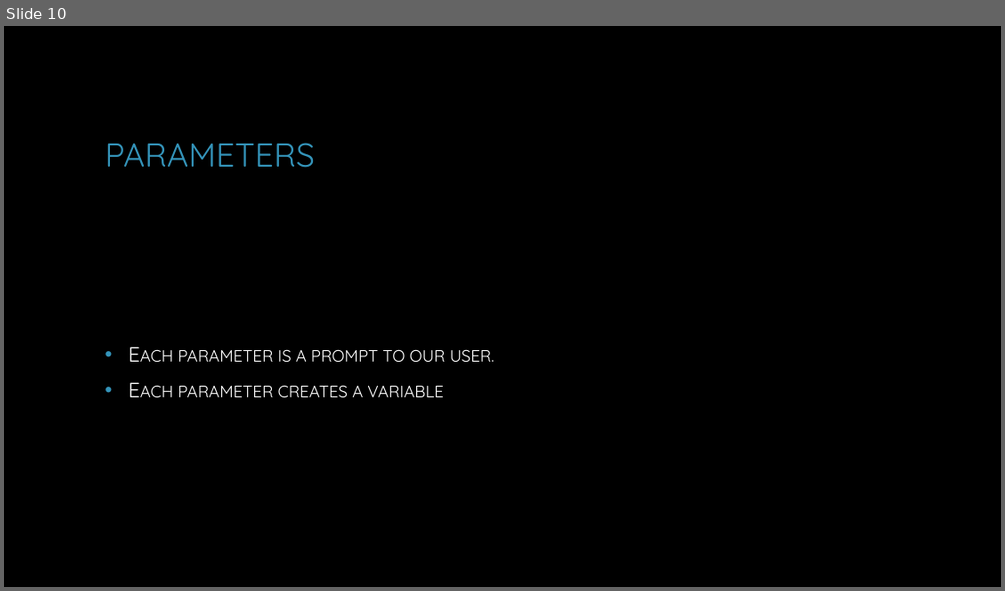
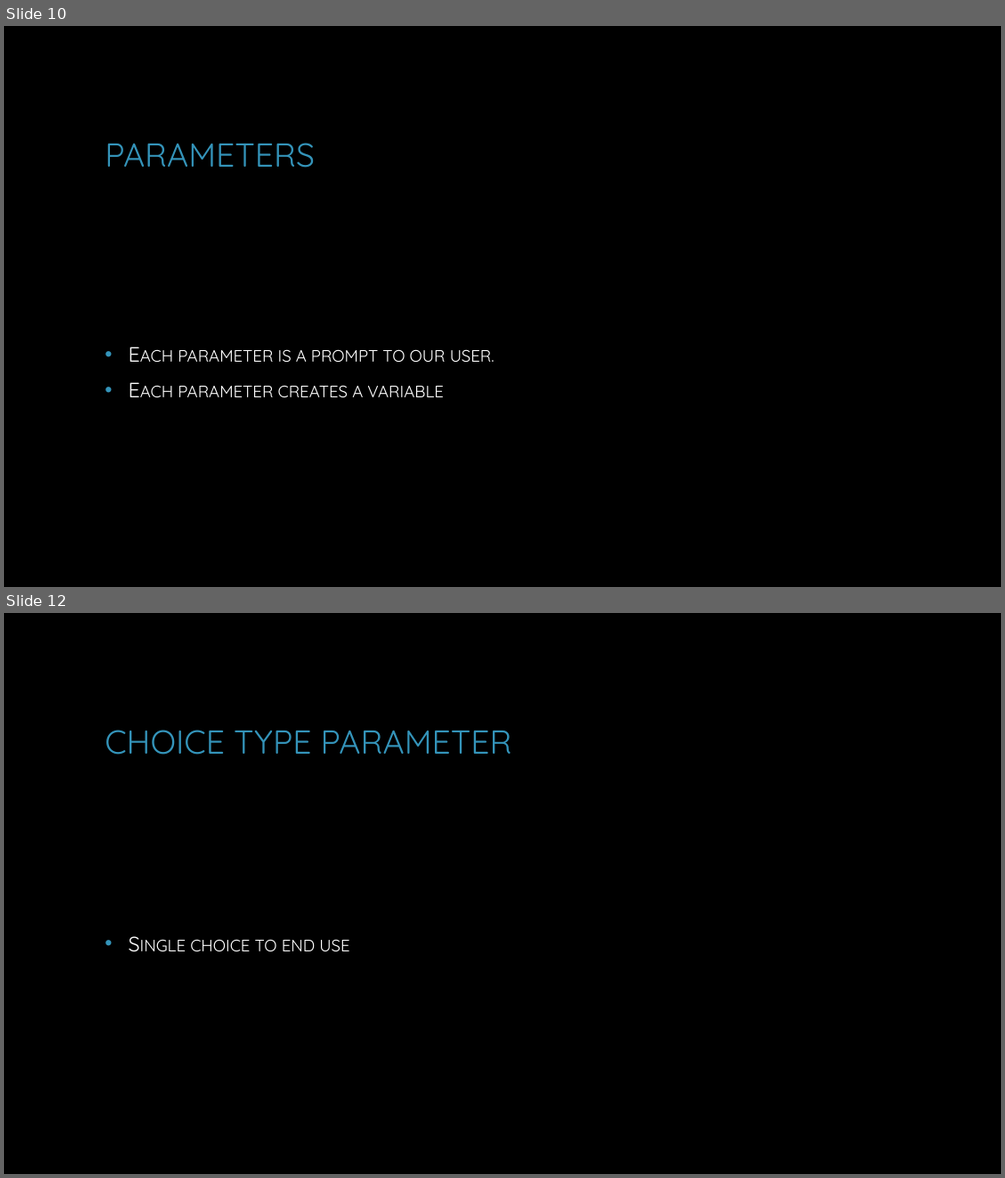
Before and after one commit to dchristian3188/DemoWorkingWithPlaster, a slide deck: Working with Plaster.pptx. Shown one above the other, each under a label of ours: slide 10 before the commit, slides 10 and 12 after it; the slides between them are not shown. The pictures are 1005x591 and 1005x1178 pixels, drawn with LibreOffice and Linux fonts; fonts in the diff are those of the drawing; background and template pictures are left out. Boxes give left, top, right and bottom in pixels: in the first picture for what was removed or moved away, otherwise in the second. Text is boxed around its words. In the diff, an @@ line names an element or a change of style, - is before the commit and + after.

```diff
--- a/Working with Plaster.pptx
+++ b/Working with Plaster.pptx
@@ slide 12 added at (4, 613, 1001, 1174), background picture (left out) @@
@@ title added at (105, 730, 512, 755), 32 pt, text #3494BA @@
+CHOICE TYPE PARAMETER
@@ text added at (190, 939, 349, 952), 20 pt, text #FFFFFF, small capitals @@
+• Single choice to end use
```
Also in this commit, not shown: 2 other slides added, 1 other file.
